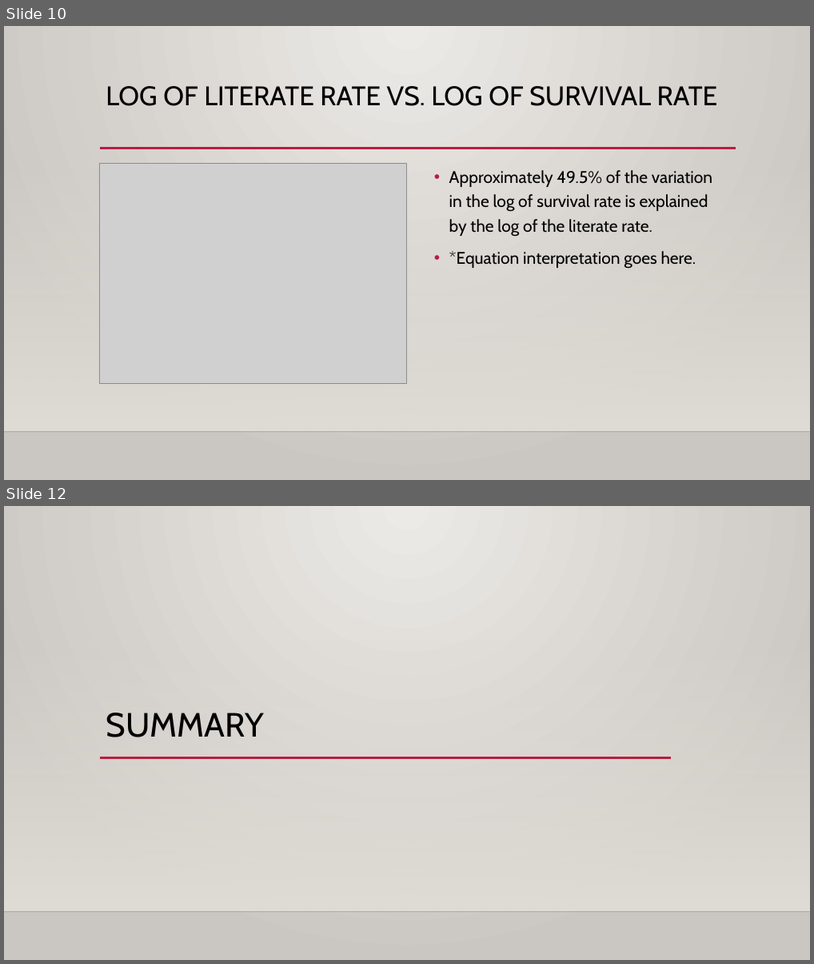
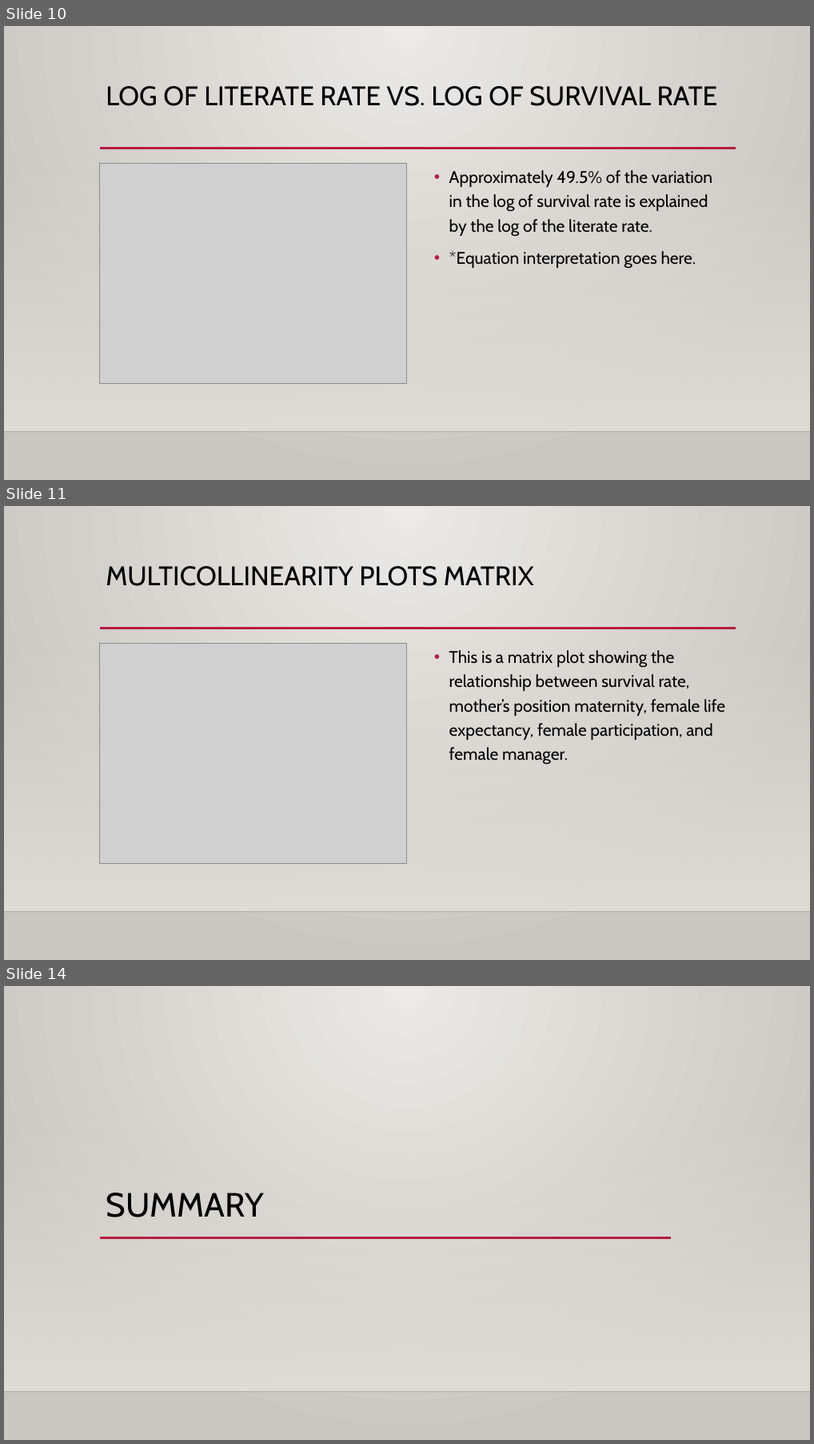
Before and after one commit to daveknockwin/MSDS6306-CS2, a slide deck: Save The Children.pptx. Shown one above the other, each under a label of ours: slides 10 and 12 before the commit, slides 10, 11 and 14 after it; the slides between them are not shown. The pictures are 814x964 and 814x1444 pixels, drawn with LibreOffice and Linux fonts; fonts in the diff are those of the drawing; grey boxes stand for pictures; background and template pictures are left out. Boxes give left, top, right and bottom in pixels: in the first picture for what was removed or moved away, otherwise in the second. Text is boxed around its words. In the diff, an @@ line names an element or a change of style, - is before the commit and + after.

```diff
--- a/Save The Children.pptx
+++ b/Save The Children.pptx
@@ slide 11 added at [4,506,810,960], background gradient #ECEAE7 to #CAC7C1; not listed: 3 template elements that a slide beside it also shows @@
@@ title added at [106,566,534,586], 32 pt, text #000000 @@
+MULTICOLLINEARITY PLOTS MATRIX
@@ picture added at [99,644,407,863] @@
@@ text added at [450,650,726,764], 20 pt, text #000000 @@
+• This is a matrix plot showing the relationship between survival rate, mother’s position maternity, female life expectancy, female participation, and female manager.
@@ what was slide 12 is now slide 14 @@
```
Also in this commit, not shown: 3 slides changed, 2 other slides added, 1 slide removed.
